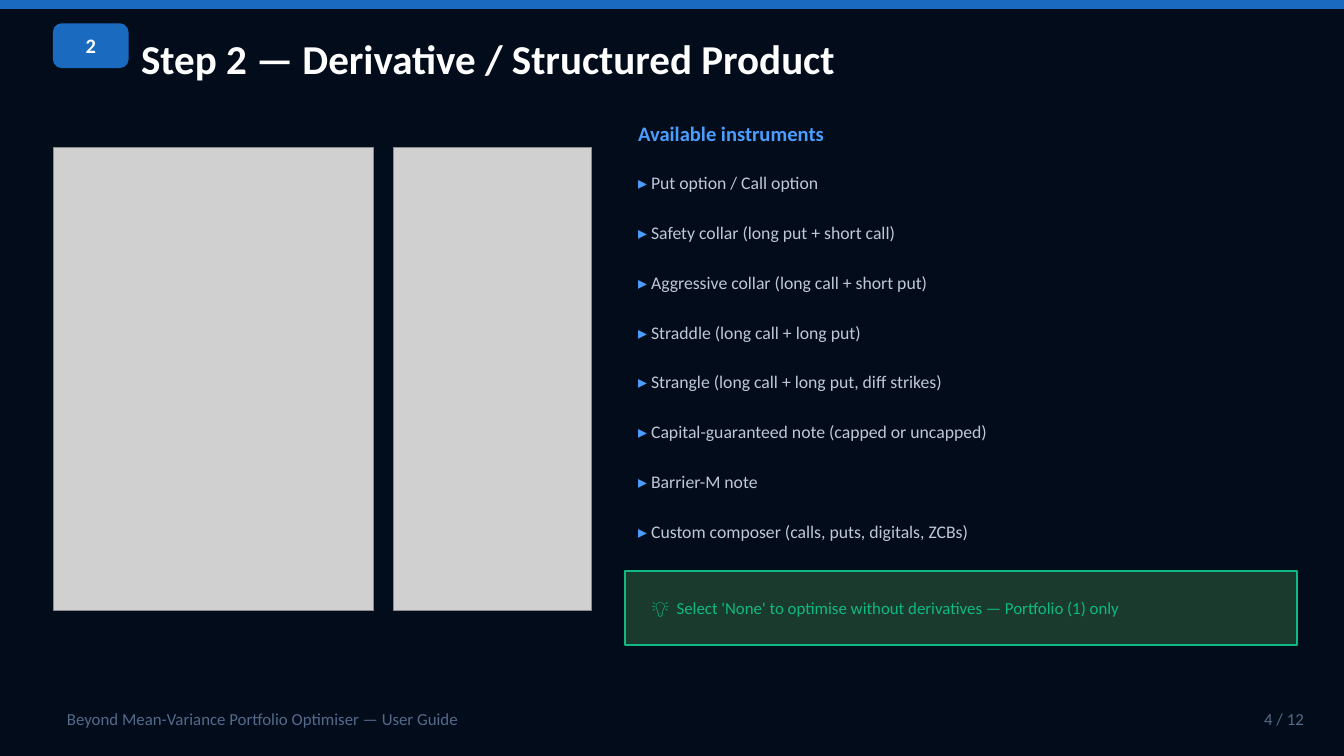
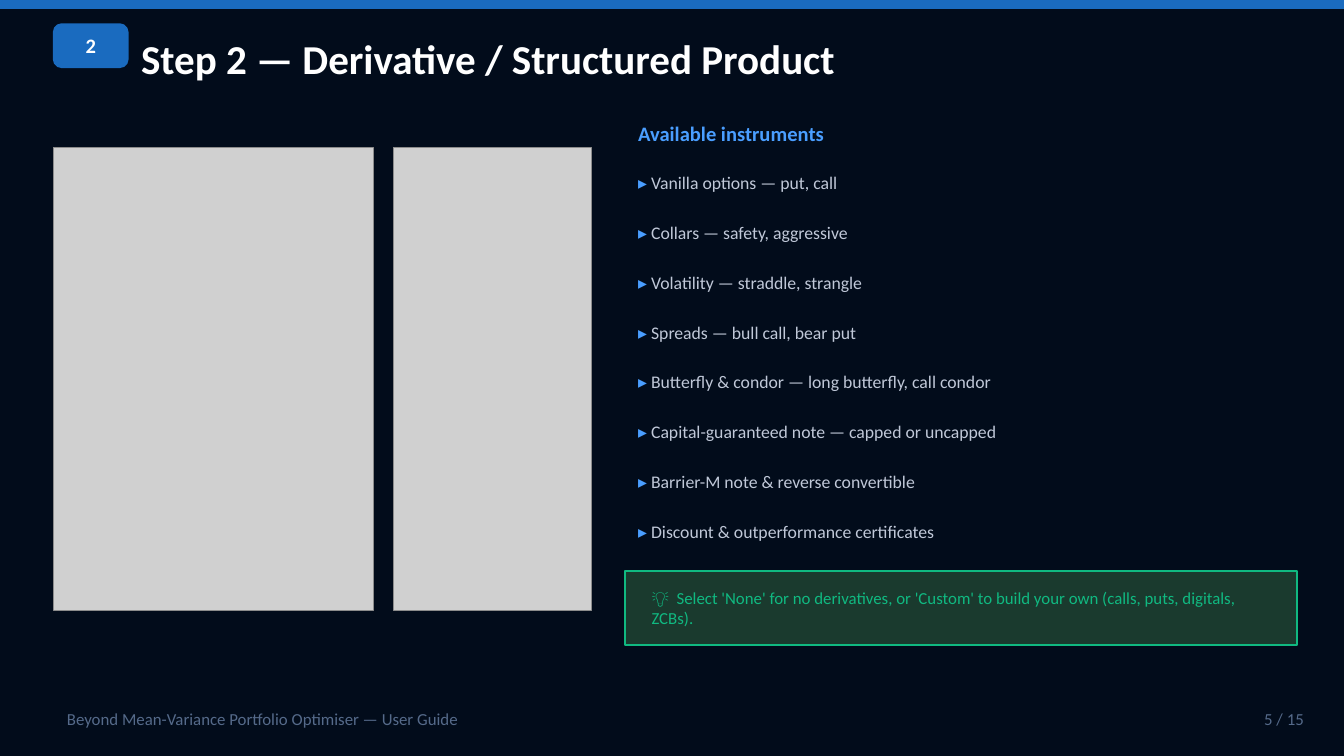
Before and after one commit to SamiJeddou/behavioral-portfolio-optimizer, a slide deck: slide 5 of userguide.pptx (slide 4 before the commit). Drawn at 1344x756 pixels with LibreOffice and Linux fonts; fonts in the diff are those of the drawing; grey boxes stand for pictures. Boxes give left, top, right and bottom in pixels: in the first picture for what was removed or moved away, otherwise in the second. Text is boxed around its words. In the diff, an @@ line names an element or a change of style, - is before the commit and + after.

```diff
--- a/userguide.pptx
+++ b/userguide.pptx
@@ text at (651,176,837,192): text changed @@
-▸ Put option / Call option
+▸ Vanilla options — put, call
@@ text at (651,226,847,242): text changed @@
-▸ Safety collar (long put + short call)
+▸ Collars — safety, aggressive
@@ text at (651,276,862,292): text changed @@
-▸ Aggressive collar (long call + short put)
+▸ Volatility — straddle, strangle
@@ text at (651,326,856,342): text changed @@
-▸ Straddle (long call + long put)
+▸ Spreads — bull call, bear put
@@ text at (651,375,991,391): text changed @@
-▸ Strangle (long call + long put, diff strikes)
+▸ Butterfly & condor — long butterfly, call condor
@@ text at (651,425,996,441): text changed @@
-▸ Capital-guaranteed note (capped or uncapped)
+▸ Capital-guaranteed note — capped or uncapped
@@ text at (651,475,914,488): text changed @@
-▸ Barrier-M note
+▸ Barrier-M note & reverse convertible
@@ text at (651,526,934,541): text changed @@
-▸ Custom composer (calls, puts, digitals, ZCBs)
+▸ Discount & outperformance certificates
@@ text at (652,592,1235,626): text changed @@
-💡 Select 'None' to optimise without derivatives — Portfolio (1) only
+💡 Select 'None' for no derivatives, or 'Custom' to build your own (calls, puts, digitals, ZCBs).
@@ text at (1264,714,1304,725): text changed @@
-4 / 12
+5 / 15
```
Also in this commit, not shown: 10 other slides changed, 3 slides added, 2 other files.
